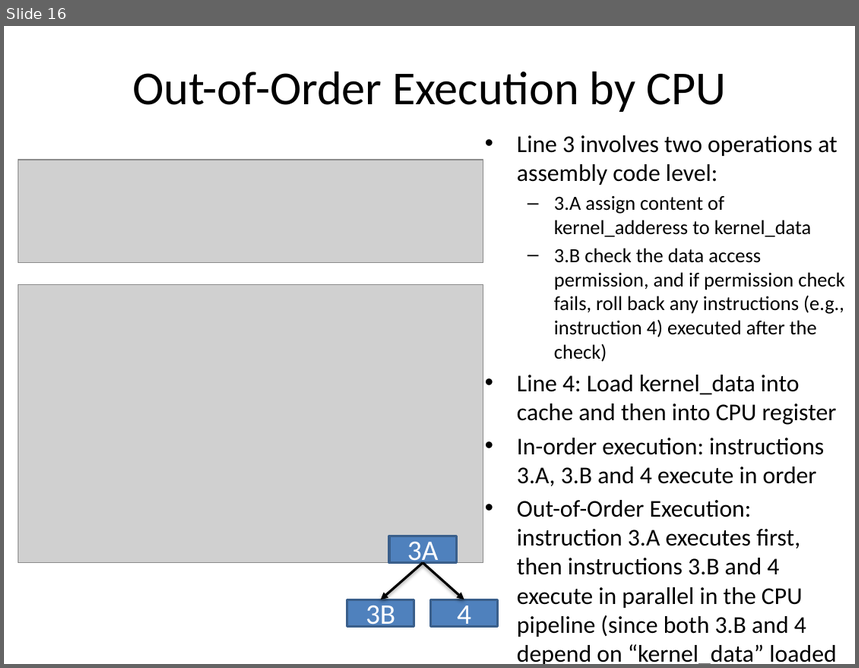
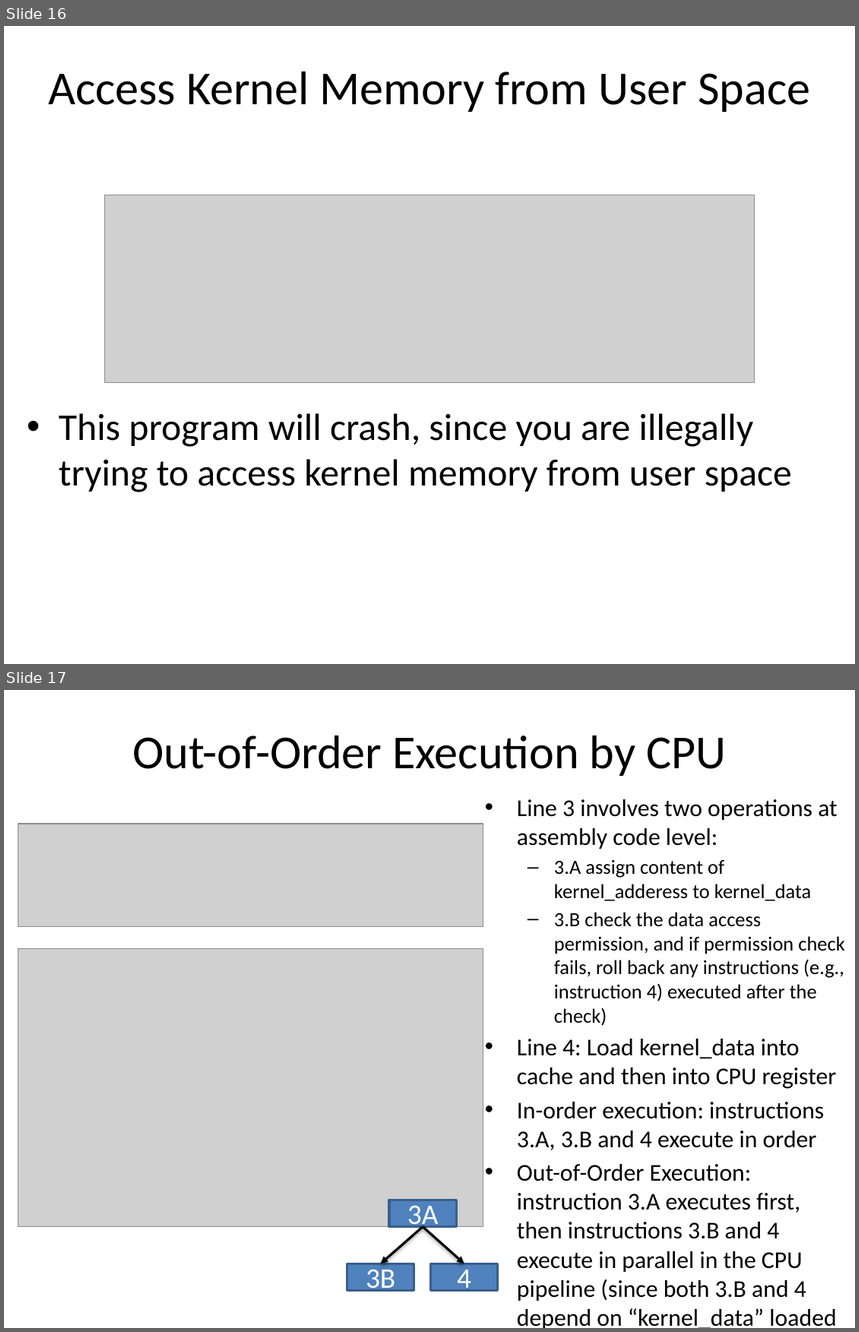
Before and after one commit to gulaoshi/gu.github.io, a slide deck: AdvOS/PPT+papers/L03-Meltdown&Spectre.pptx. Shown one above the other, each under a label of ours: slide 16 before the commit, slides 16 and 17 after it. The pictures are 859x668 and 859x1332 pixels, drawn with LibreOffice and Linux fonts; fonts in the diff are those of the drawing; grey boxes stand for pictures. Boxes give left, top, right and bottom in pixels: in the first picture for what was removed or moved away, otherwise in the second. Text is boxed around its words. In the diff, an @@ line names an element or a change of style, - is before the commit and + after.

```diff
--- a/AdvOS/PPT+papers/L03-Meltdown&Spectre.pptx
+++ b/AdvOS/PPT+papers/L03-Meltdown&Spectre.pptx
@@ slide 16 added at (4,26,855,664), background #FFFFFF @@
@@ title added at (48,71,810,112), 40 pt, text #000000 @@
+Access Kernel Memory from User Space
@@ picture added at (104,195,755,382) @@
@@ text added at (59,414,792,493), 32 pt, text #000000 @@
+• This program will crash, since you are illegally trying to access kernel memory from user space
@@ what was slide 16 is now slide 17 @@
```
Also in this commit, not shown: 2 slides changed, 3 other files.
